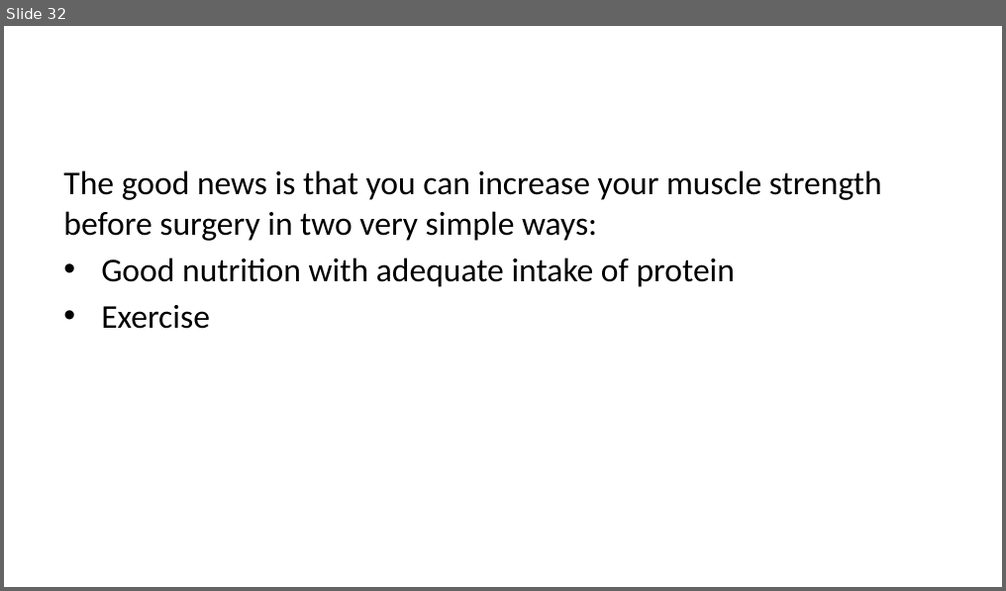
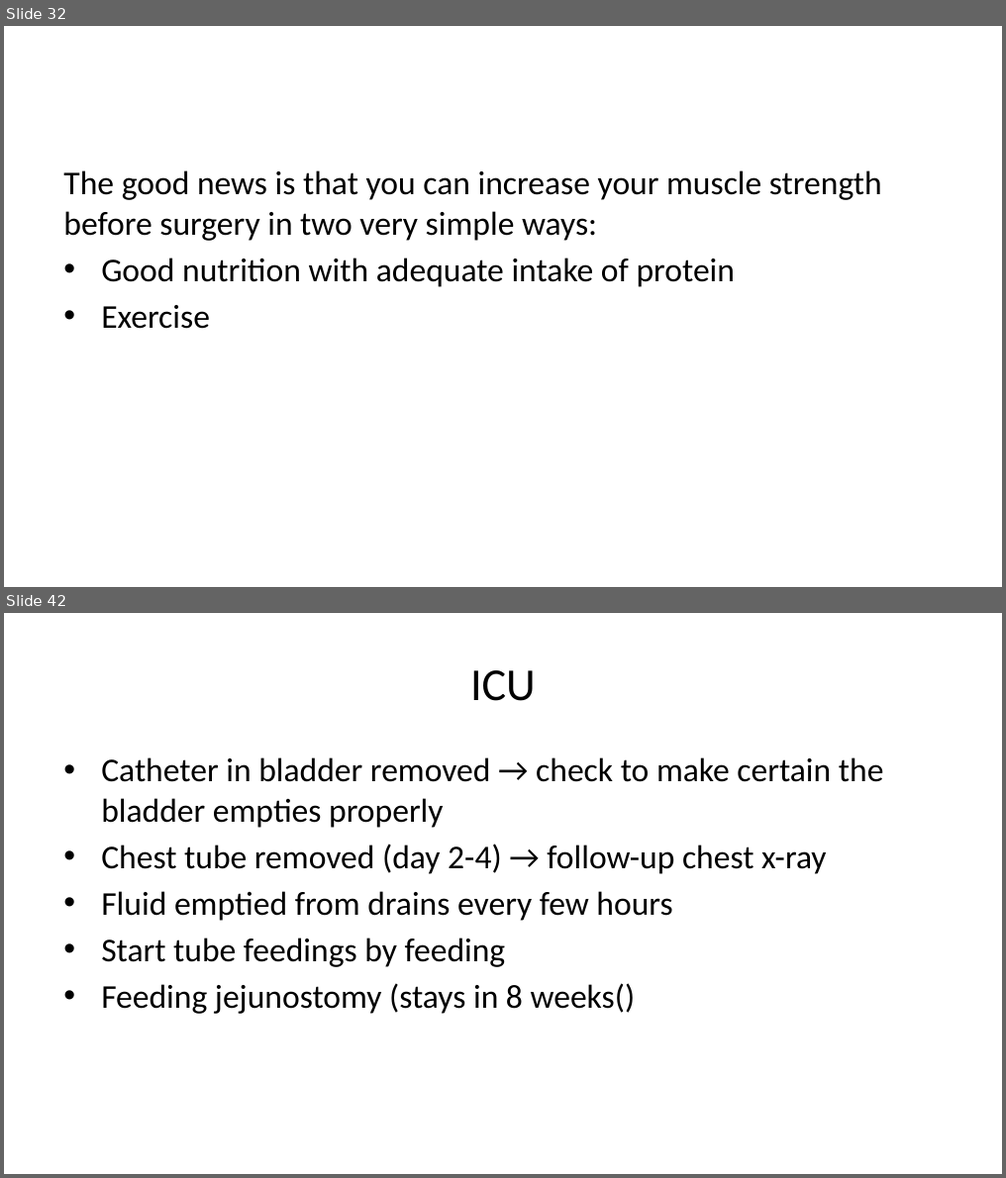
Before and after one commit to jcsalo/patient_education, a slide deck: lci_surgery.pptx. Shown one above the other, each under a label of ours: slide 32 before the commit, slides 32 and 42 after it; the slides between them are not shown. The pictures are 1006x591 and 1006x1178 pixels, drawn with LibreOffice and Linux fonts; fonts in the diff are those of the drawing. Boxes give left, top, right and bottom in pixels: in the first picture for what was removed or moved away, otherwise in the second. Text is boxed around its words. In the diff, an @@ line names an element or a change of style, - is before the commit and + after.

```diff
--- a/lci_surgery.pptx
+++ b/lci_surgery.pptx
@@ slide 42 added at [4,613,1002,1174], background #FFFFFF @@
@@ title added at [470,670,536,701], 33 pt, text #000000 @@
+ICU
@@ text added at [101,758,884,1014], 24 pt, text #000000 @@
+• Catheter in bladder removed → check to make certain the bladder empties properly
+• Chest tube removed (day 2-4) → follow-up chest x-ray
+• Fluid emptied from drains every few hours
+• Start tube feedings by feeding
+• Feeding jejunostomy (stays in 8 weeks()
```
Also in this commit, not shown: 1 slide changed, 9 other slides added, 3 slides removed, 34 other files.
